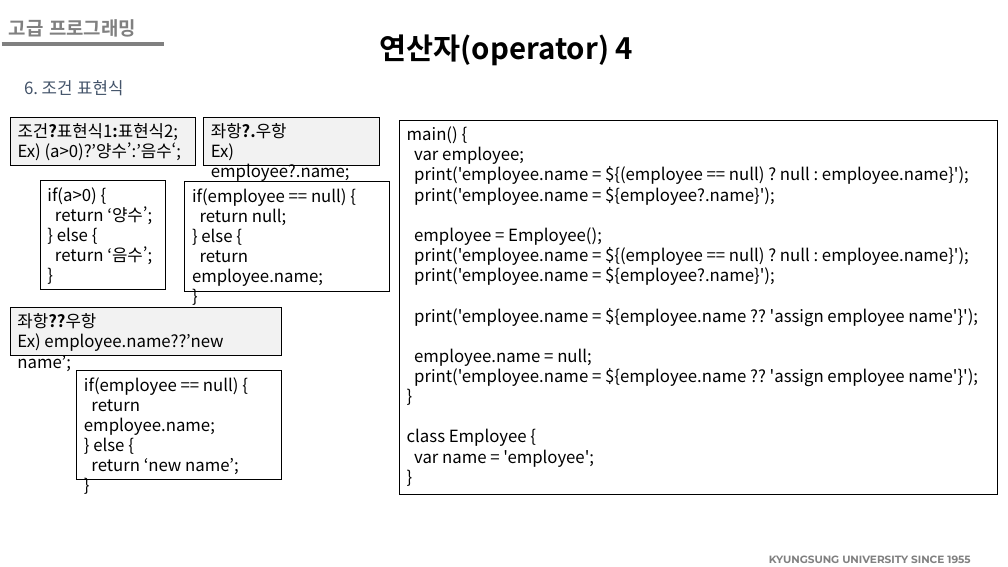
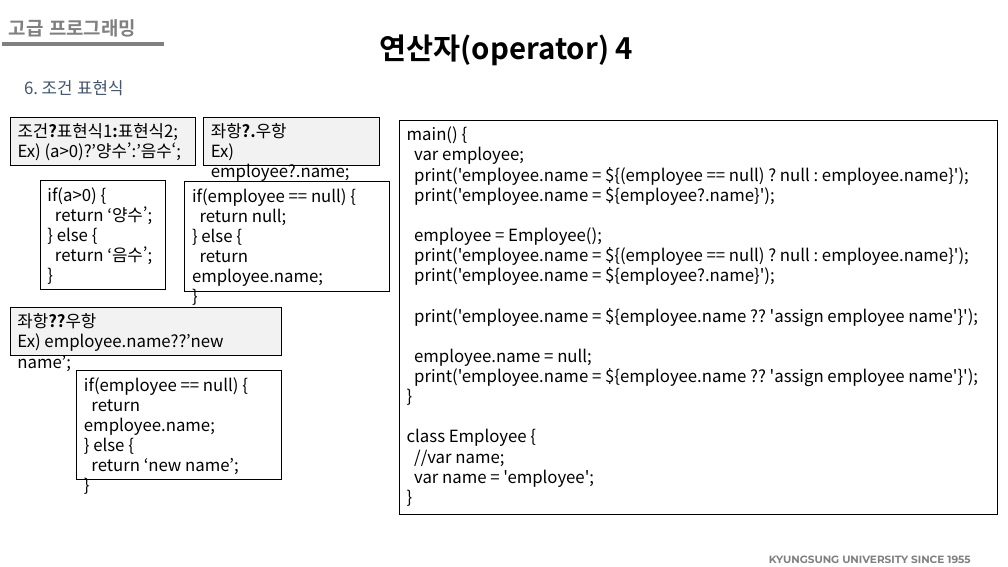
Before and after one commit to WeslySloan/High-Level-Programming, a slide deck: slide 22 of 5주차/고급프로그래밍05Dart2.pptx. Drawn at 1008x567 pixels with LibreOffice and Linux fonts; fonts in the diff are those of the drawing; background and template pictures are left out. Boxes give left, top, right and bottom in pixels: in the first picture for what was removed or moved away, otherwise in the second. Text is boxed around its words. In the diff, an @@ line names an element or a change of style, - is before the commit and + after.

```diff
--- a/5주차/고급프로그래밍05Dart2.pptx
+++ b/5주차/고급프로그래밍05Dart2.pptx
@@ rectangle "main() {": place and size @@
-rectangle "main() {" at (399, 120, 997, 495)
+rectangle "main() {" at (399, 120, 997, 515)
@@ text in rectangle at (414, 449, 504, 466): paragraph added @@
+//var name;
```
Also in this commit, not shown: 3 other slides changed, 1 slide added.
